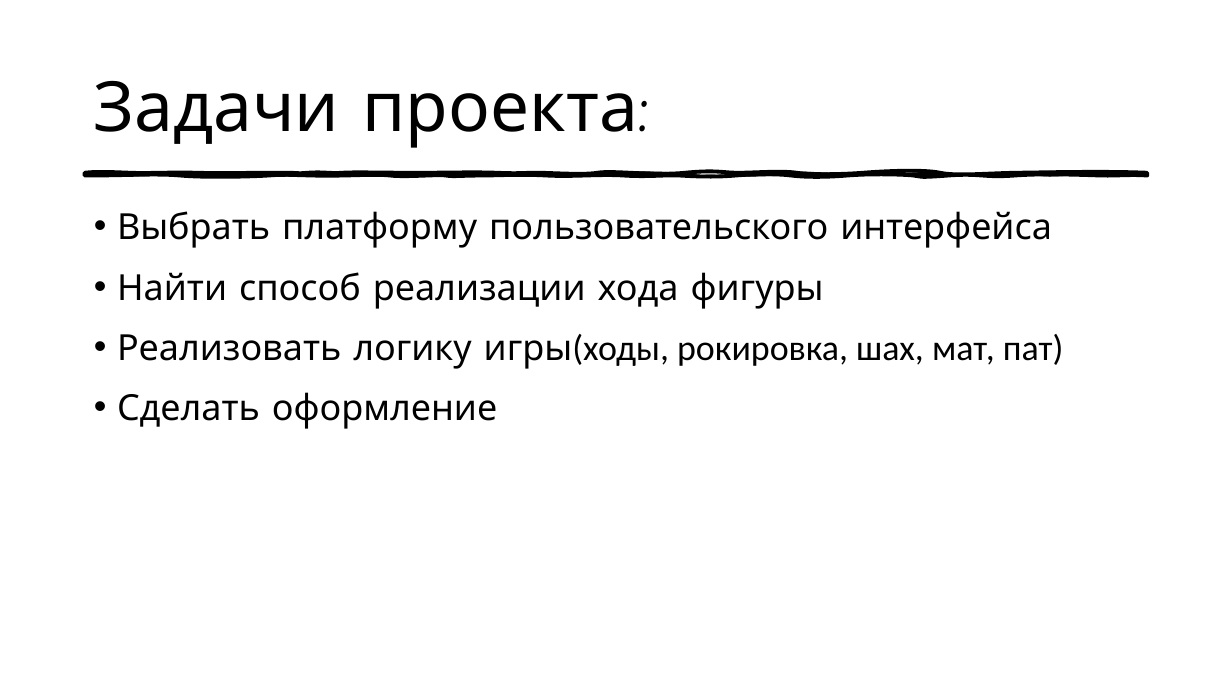
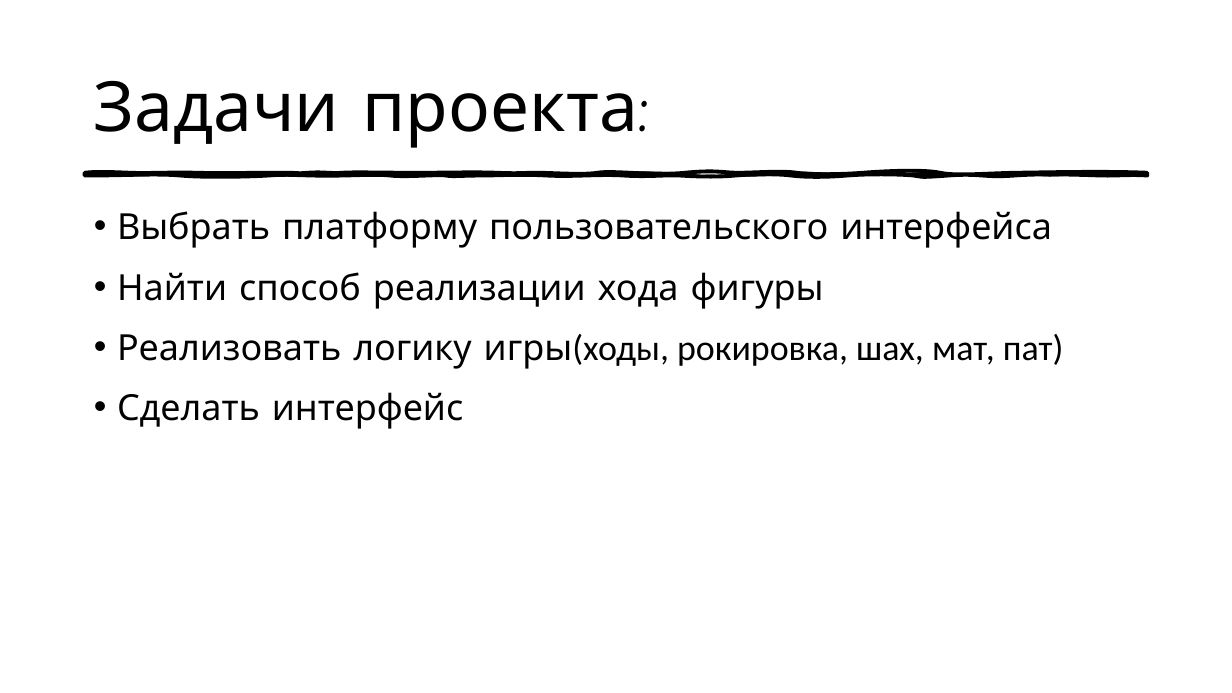
Before and after one commit to st117178/2023-cpp-autumn, a slide deck: slide 3 of ChessMaharProj/ChessMaharaji.pptx. Drawn at 1232x693 pixels with LibreOffice and Linux fonts; fonts in the diff are those of the drawing. Boxes give left, top, right and bottom in pixels: in the first picture for what was removed or moved away, otherwise in the second. Text is boxed around its words. In the diff, an @@ line names an element or a change of style, - is before the commit and + after.

```diff
--- a/ChessMaharProj/ChessMaharaji.pptx
+++ b/ChessMaharProj/ChessMaharaji.pptx
@@ text at (x1=117, y1=392, x2=463, y2=429): text changed @@
-• Сделать оформление
+• Сделать интерфейс
```
Also in this commit, not shown: 2 other slides changed, 2 slides added, 1 slide removed.
